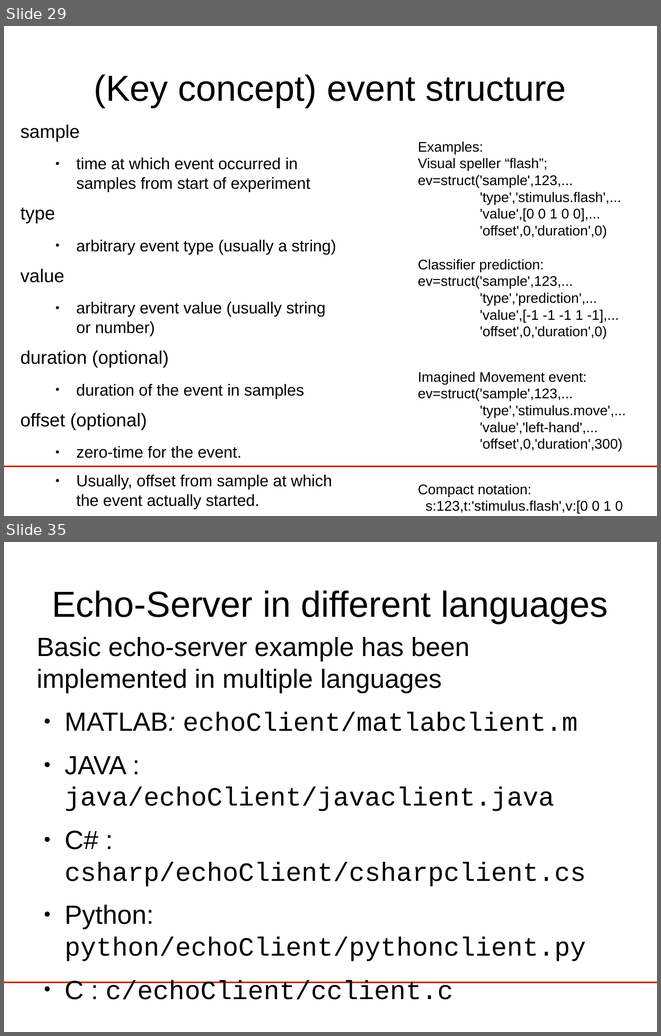
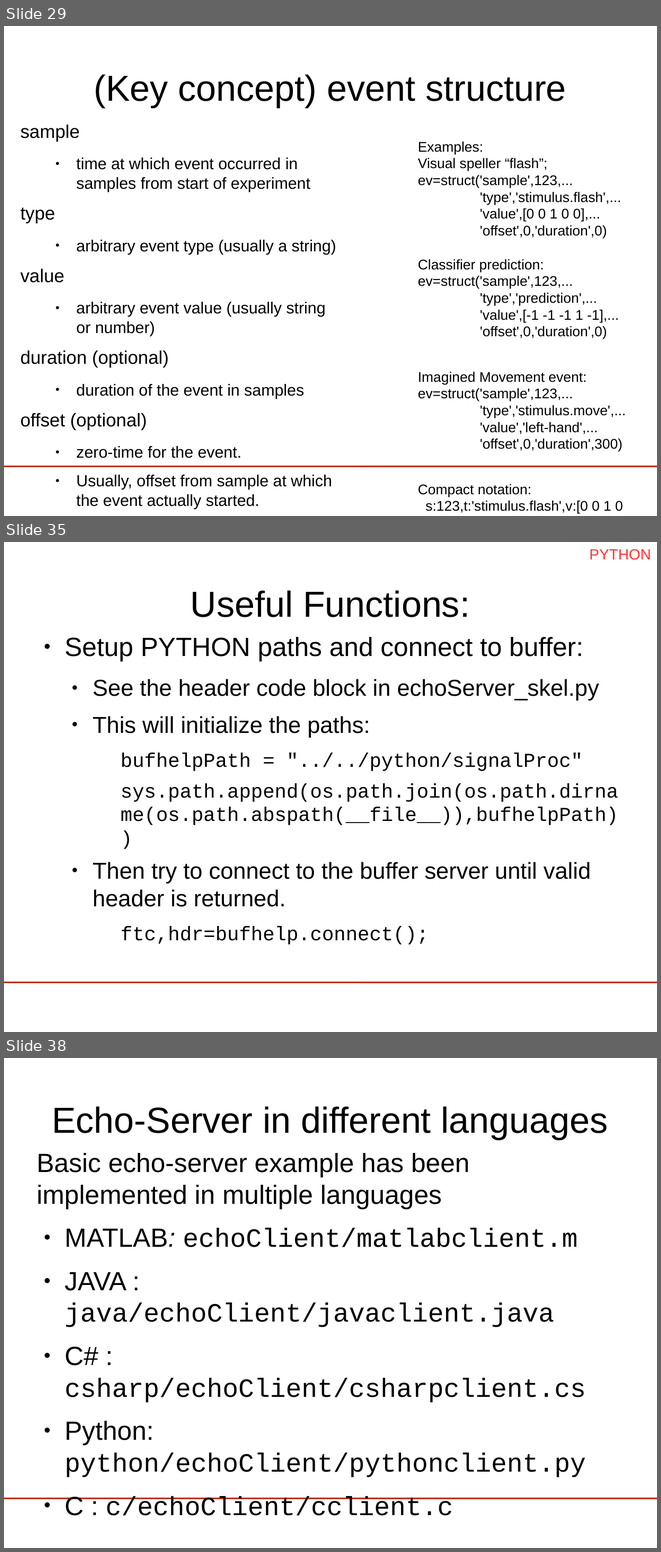
Before and after one commit to jadref/buffer_bci, a slide deck: tutorial/lect3-helloworld/HelloWorld_ERPViewer.odp. Shown one above the other, each under a label of ours: slides 29 and 35 before the commit, slides 29, 35 and 38 after it; the slides between them are not shown. The pictures are 661x1036 and 661x1552 pixels, drawn with LibreOffice and Linux fonts; fonts in the diff are those of the drawing; background and template pictures are left out. Boxes give left, top, right and bottom in pixels: in the first picture for what was removed or moved away, otherwise in the second. Text is boxed around its words. In the diff, an @@ line names an element or a change of style, - is before the commit and + after.

Commit message:
updated hello-world to include more pythonic stuff

```diff
--- a/tutorial/lect3-helloworld/HelloWorld_ERPViewer.odp
+++ b/tutorial/lect3-helloworld/HelloWorld_ERPViewer.odp
@@ slide 35 added at box(4, 542, 657, 1032), background #FFFFFF; not listed: 1 template element that a slide beside it also shows @@
@@ text added at box(589, 549, 651, 560), 18 pt, text #FF3333 @@
+PYTHON
@@ title added at box(191, 590, 470, 617), 44 pt, text #000000 @@
+Useful Functions:
@@ text added at box(64, 637, 618, 944), 24 pt, text #000000 @@
+● Setup PYTHON paths and connect to buffer:
+  ● See the header code block in echoServer_skel.py
+  ● This will initialize the paths:
+    bufhelpPath = "../../python/signalProc"
+    sys.path.append(os.path.join(os.path.dirname(os.path.abspath(__file__)),bufhelpPath))
+  ● Then try to connect to the buffer server until valid header is returned.
+    ftc,hdr=bufhelp.connect();
@@ what was slide 35 is now slide 38 @@
```
Also in this commit, not shown: 8 slides changed, 2 other slides added, 1 other file.
